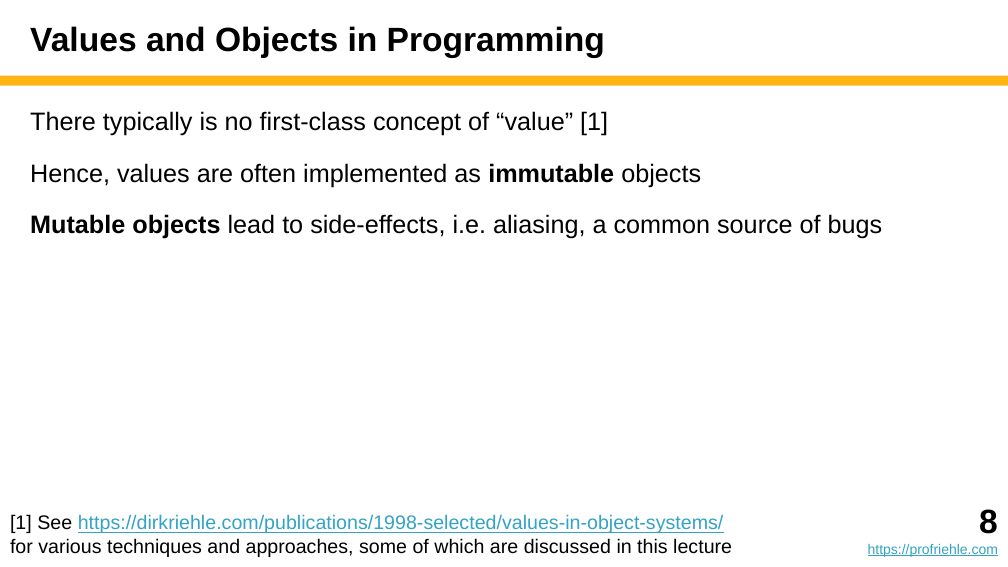
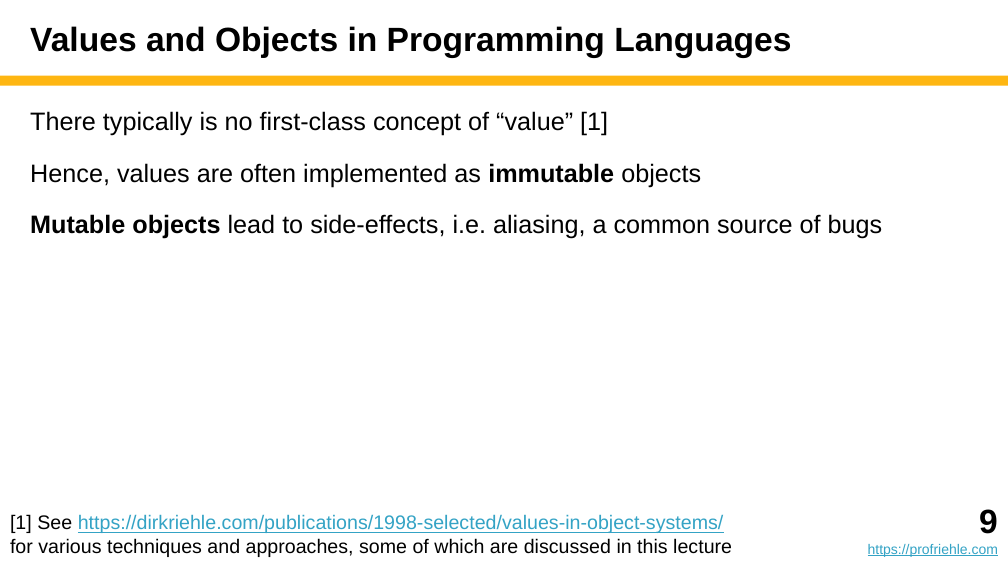
Before and after one commit to dirkriehle/adap-course, a slide deck: slide 9 of Lecture slides/ADAP B06 - Value Objects.pptx (slide 8 before the commit). Drawn at 1008x567 pixels with LibreOffice and Linux fonts; fonts in the diff are those of the drawing. Boxes give left, top, right and bottom in pixels: in the first picture for what was removed or moved away, otherwise in the second. Text is boxed around its words. In the diff, an @@ line names an element or a change of style, - is before the commit and + after.

```diff
--- a/Lecture slides/ADAP B06 - Value Objects.pptx
+++ b/Lecture slides/ADAP B06 - Value Objects.pptx
@@ title at [30,26,791,58]: text changed @@
-Values and Objects in Programming
+Values and Objects in Programming Languages
@@ text at [979,509,998,534]: text changed @@
-8
+9
```
Also in this commit, not shown: 7 other slides changed, 1 slide added, 1 other file.
